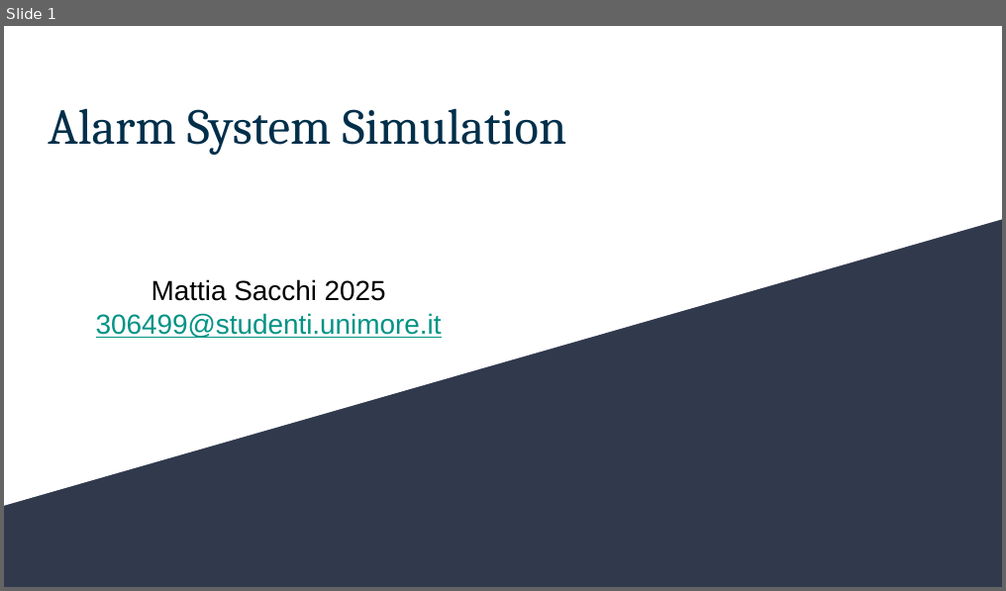
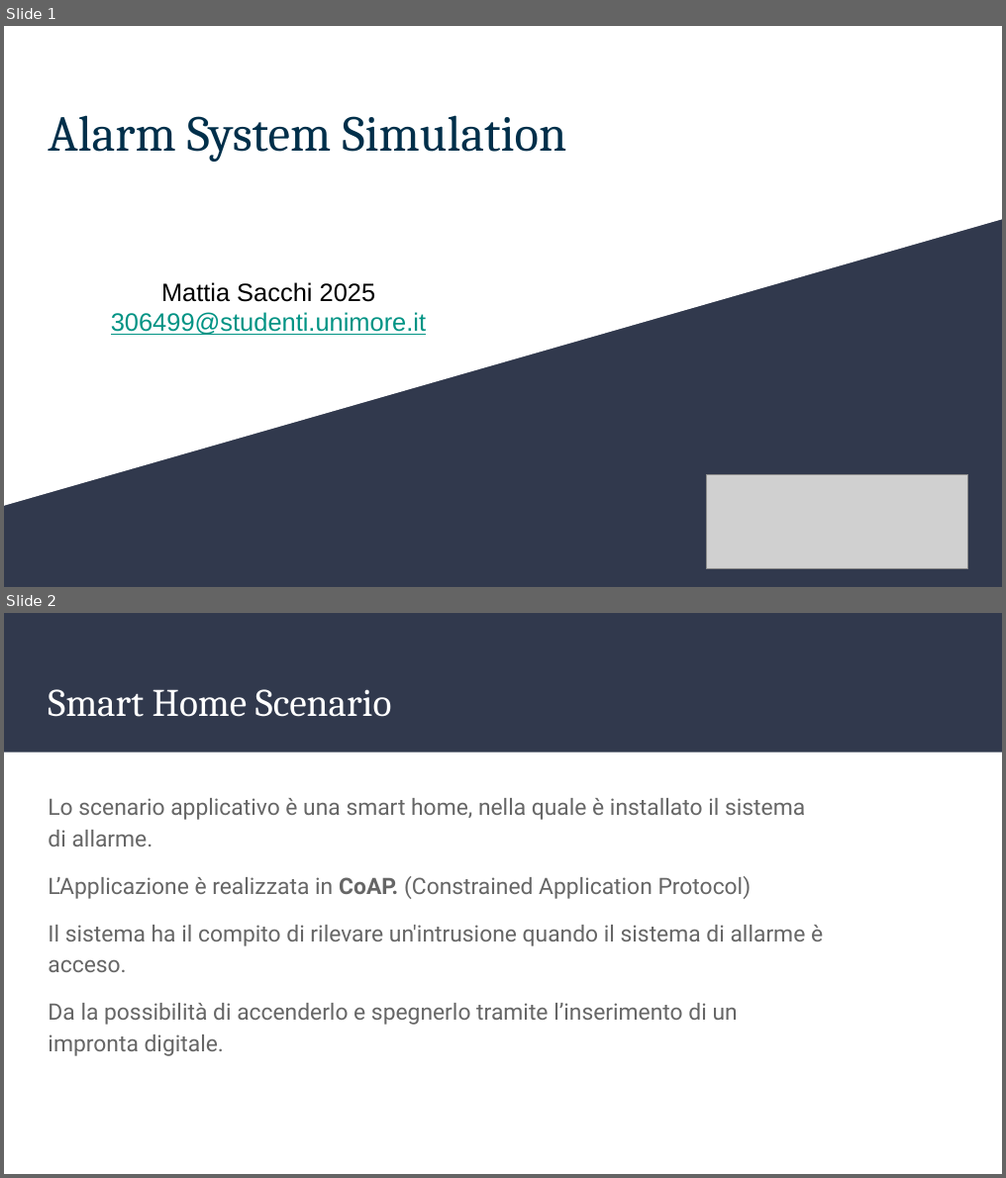
Before and after one commit to Mattia-Sacchi/AlarmSystem-CoAP, a slide deck: Docs/IIoT Impress.odp. Shown one above the other, each under a label of ours: slide 1 before the commit, slides 1 and 2 after it. The pictures are 1006x591 and 1006x1178 pixels, drawn with LibreOffice and Linux fonts; fonts in the diff are those of the drawing; grey boxes stand for pictures. Boxes give left, top, right and bottom in pixels: in the first picture for what was removed or moved away, otherwise in the second. Text is boxed around its words. In the diff, an @@ line names an element or a change of style, - is before the commit and + after.

```diff
--- a/Docs/IIoT Impress.odp
+++ b/Docs/IIoT Impress.odp
@@ slide 2 added at (4,613,1002,1174), background #FFFFFF @@
@@ rectangle added at (4,613,1002,753), fill #31394D @@
@@ title added at (48,689,392,717), 31 pt, text #FFFFFF @@
+Smart Home Scenario
@@ text added at (48,798,823,1057), 18 pt, text #666666 @@
+Lo scenario applicativo è una smart home, nella quale è installato il sistema di allarme.
+L’Applicazione è realizzata in CoAP. (Constrained Application Protocol)
+Il sistema ha il compito di rilevare un'intrusione quando il sistema di allarme è acceso.
+Da la possibilità di accenderlo e spegnerlo tramite l’inserimento di un impronta digitale.
@@ slide 1 changed as well @@
@@ title "Alarm System Simulation" at (48,115,567,162): line spacing 0.9 to 1 @@
@@ text "Mattia Sacchi 2025 306499@studenti.unimore.it" at (111,282,426,335): size 22 to 20 pt @@
@@ picture added at (706,475,967,570) @@
```
Also in this commit, not shown: 4 other slides changed, 13 other files.
